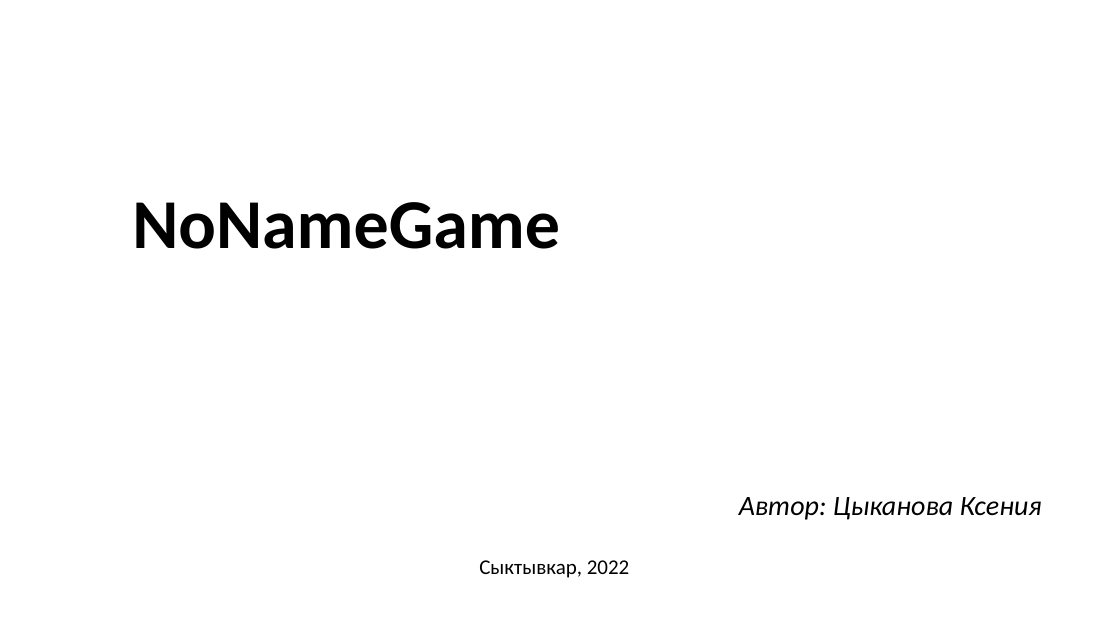
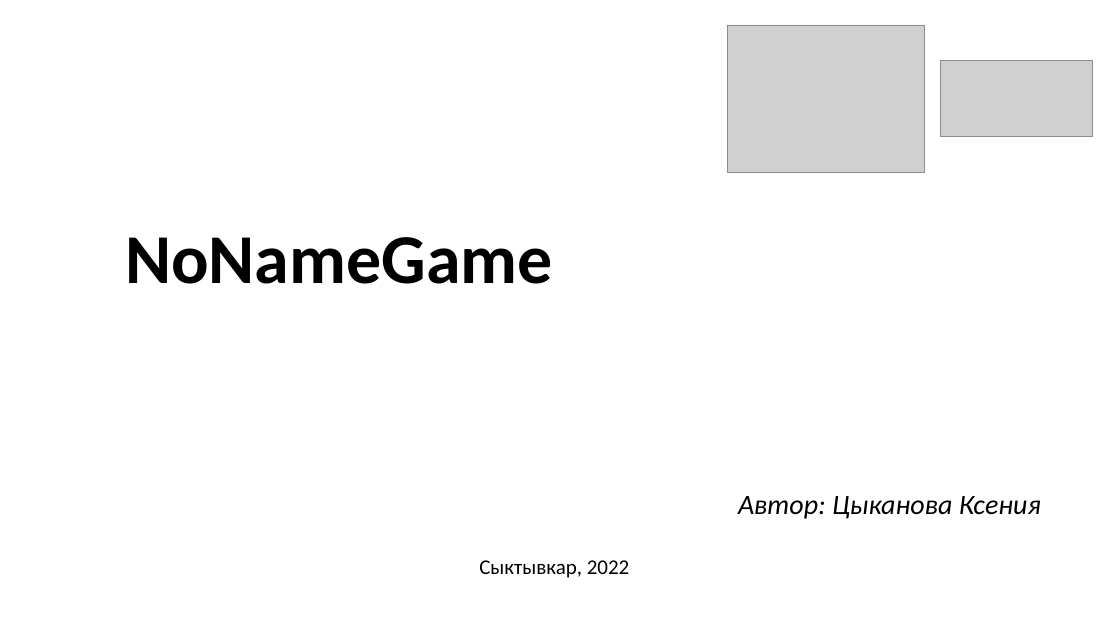
Before and after one commit to f-edorr/NoNameGame, a slide deck: slide 1 of docs/NoNameGame.pptx. Drawn at 1120x630 pixels with LibreOffice and Linux fonts; fonts in the diff are those of the drawing; grey boxes stand for pictures. Boxes give left, top, right and bottom in pixels: in the first picture for what was removed or moved away, otherwise in the second. Text is boxed around its words. In the diff, an @@ line names an element or a change of style, - is before the commit and + after.

```diff
--- a/docs/NoNameGame.pptx
+++ b/docs/NoNameGame.pptx
@@ picture added at bbox=[728, 25, 925, 173] @@
@@ title "NoNameGame": place and size @@
-title "NoNameGame" at bbox=[132, 202, 560, 249]
+title "NoNameGame" at bbox=[125, 237, 553, 284]
@@ picture added at bbox=[940, 60, 1092, 136] @@
```
Also in this commit, not shown: 2 other slides changed, 1 slide added, 1 slide removed, 19 other files.
